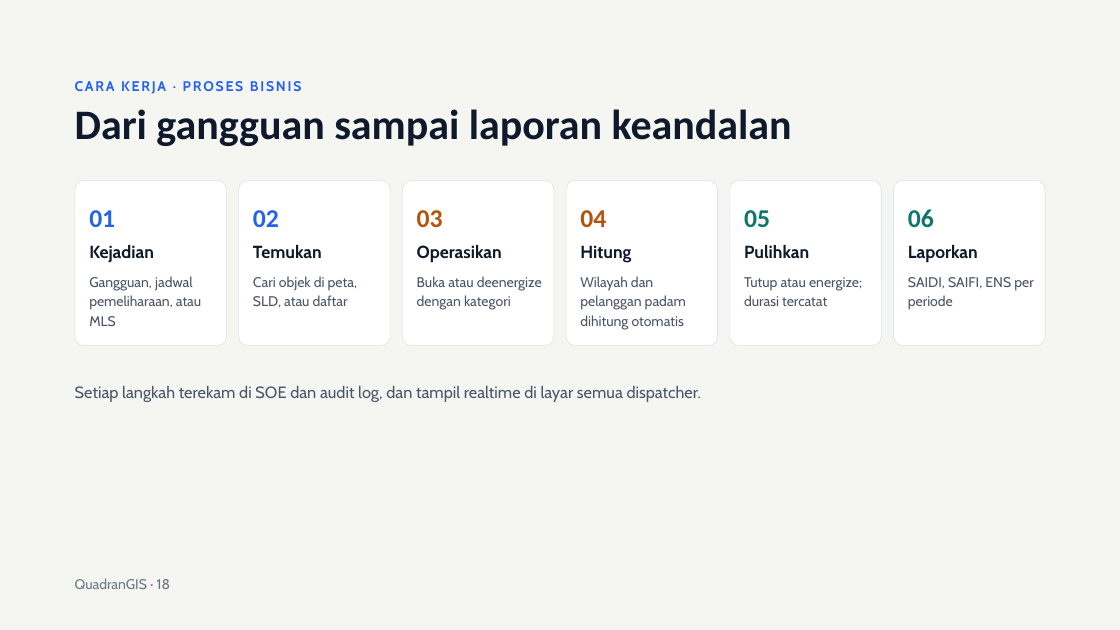
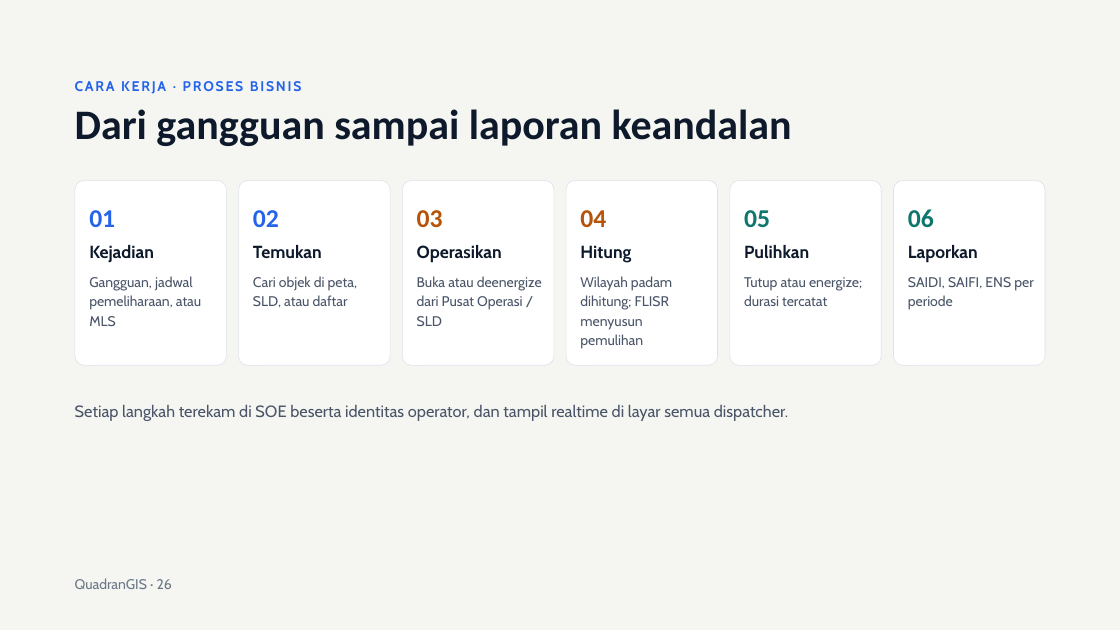
Before and after one commit to hendrapoernama/quadranGIS, a slide deck: slide 26 of docs/Presentasi QuadranGIS.pptx (slide 18 before the commit). Drawn at 1120x630 pixels with LibreOffice and Linux fonts; fonts in the diff are those of the drawing. Boxes give left, top, right and bottom in pixels: in the first picture for what was removed or moved away, otherwise in the second. Text is boxed around its words. In the diff, an @@ line names an element or a change of style, - is before the commit and + after.

```diff
--- a/docs/Presentasi QuadranGIS.pptx
+++ b/docs/Presentasi QuadranGIS.pptx
@@ rounded rectangle: place and size @@
-rounded rectangle at (75, 181, 226, 346)
+rounded rectangle at (75, 181, 226, 365)
@@ rounded rectangle: place and size @@
-rounded rectangle at (239, 181, 390, 346)
+rounded rectangle at (239, 181, 390, 365)
@@ rounded rectangle: place and size @@
-rounded rectangle at (402, 181, 554, 346)
+rounded rectangle at (402, 181, 554, 365)
@@ rounded rectangle: place and size @@
-rounded rectangle at (566, 181, 718, 346)
+rounded rectangle at (566, 181, 718, 365)
@@ rounded rectangle: place and size @@
-rounded rectangle at (730, 181, 881, 346)
+rounded rectangle at (730, 181, 881, 365)
@@ rounded rectangle: place and size @@
-rounded rectangle at (894, 181, 1045, 346)
+rounded rectangle at (894, 181, 1045, 365)
@@ text at (417, 276, 542, 326): text changed @@
-Buka atau deenergize dengan kategori
+Buka atau deenergize dari Pusat Operasi / SLD
@@ text at (580, 276, 672, 349): text changed @@
-Wilayah dan pelanggan padam dihitung otomatis
+Wilayah padam dihitung; FLISR menyusun pemulihan
@@ text at (75, 404, 788, 421): text changed @@
-Setiap langkah terekam di SOE dan audit log, dan tampil realtime di layar semua dispatcher.
+Setiap langkah terekam di SOE beserta identitas operator, dan tampil realtime di layar semua dispatcher.
@@ text at (75, 578, 172, 589): text changed @@
-QuadranGIS · 18
+QuadranGIS · 26
```
Also in this commit, not shown: 19 other slides changed, 8 slides added, 55 other files.
